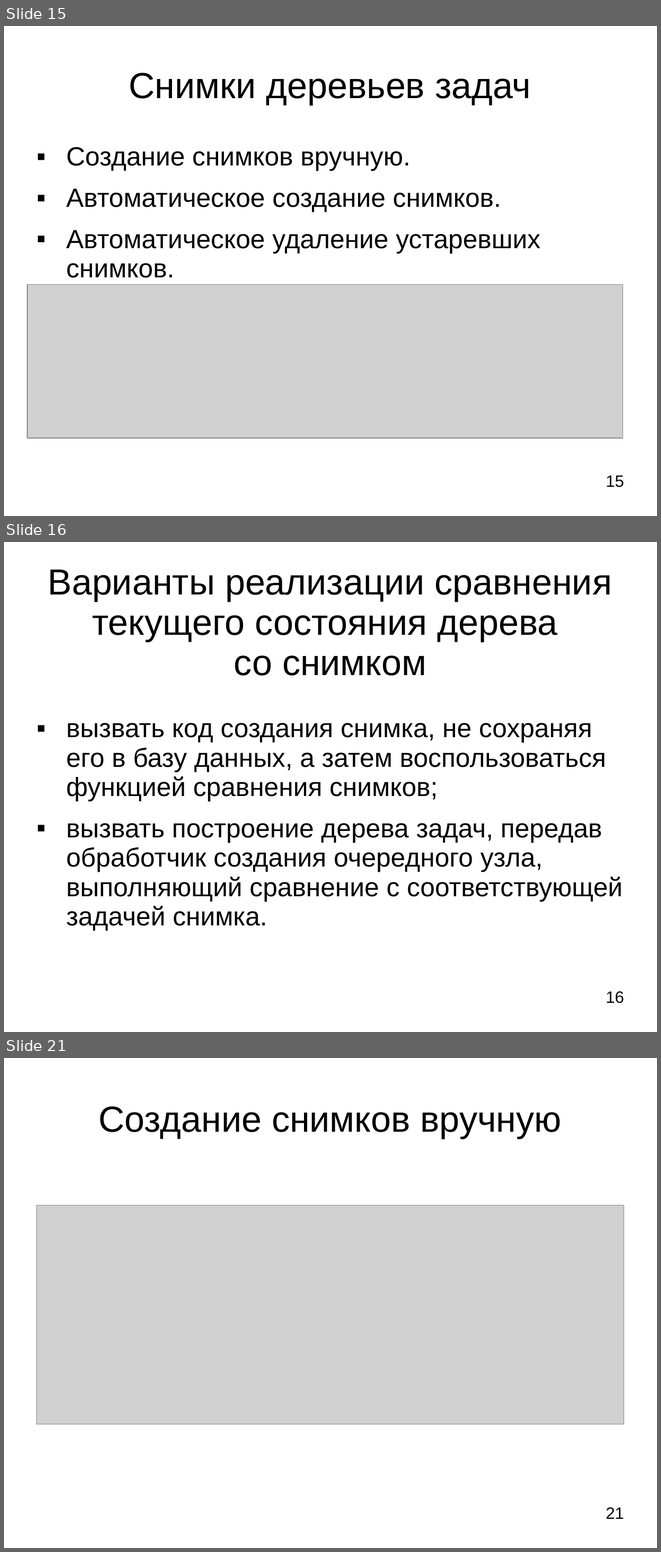
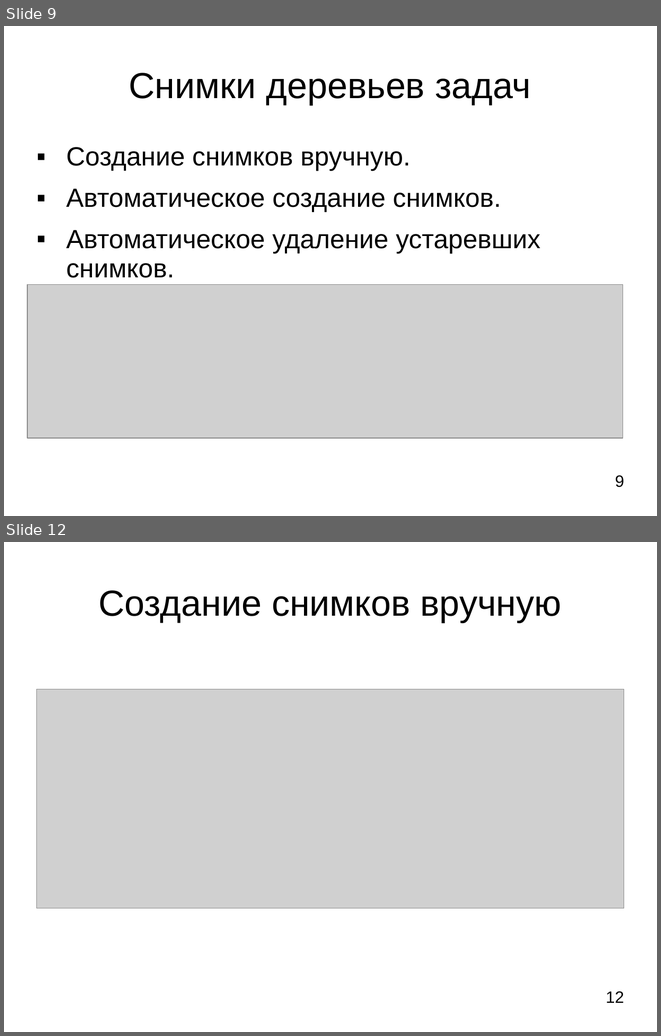
Before and after one commit to LilyTs/Diplom, a slide deck: Цаплина_(Дипломная).ppt. Shown one above the other, each under a label of ours: slides 15, 16 and 21 before the commit, slides 9 and 12 after it; the slides between them are not shown. The pictures are 661x1552 and 661x1036 pixels, drawn with LibreOffice and Linux fonts; fonts in the diff are those of the drawing; grey boxes stand for pictures. Boxes give left, top, right and bottom in pixels: in the first picture for what was removed or moved away, otherwise in the second. Text is boxed around its words. In the diff, an @@ line names an element or a change of style, - is before the commit and + after.

```diff
--- a/Цаплина_(Дипломная).ppt
+++ b/Цаплина_(Дипломная).ppt
@@ slide 16 removed at (4, 542, 657, 1032), background #FFFFFF @@
@@ title removed at (48, 570, 612, 676) @@
-Варианты реализации сравнения текущего состояния дерева
-со снимком
@@ text removed at (66, 723, 623, 930) @@
-▪ вызвать код создания снимка, не сохраняя его в базу данных, а затем воспользоваться функцией сравнения снимков;
-▪ вызвать построение дерева задач, передав обработчик создания очередного узла, выполняющий сравнение с соответствующей задачей снимка.
@@ page number removed at (606, 991, 624, 1003) @@
-16
@@ what was slide 15 is now slide 9 @@
@@ page number at (615, 475, 624, 487): text changed @@
-15
+9
@@ what was slide 21 is now slide 12 @@
@@ page number at (606, 991, 624, 1003): text changed @@
-21
+12
```
Also in this commit, not shown: 5 slides changed, 4 slides added, 13 other slides removed, 4 other files.
